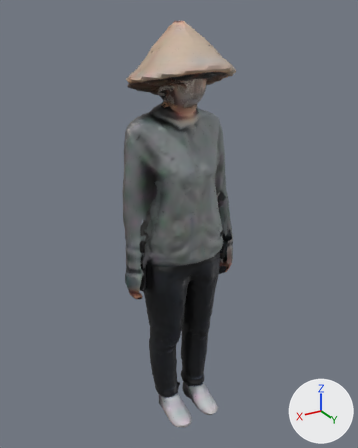
Before and after pictures for a commit that changed the glTF model public/models/ma/nhanvat/tp-008.glb.
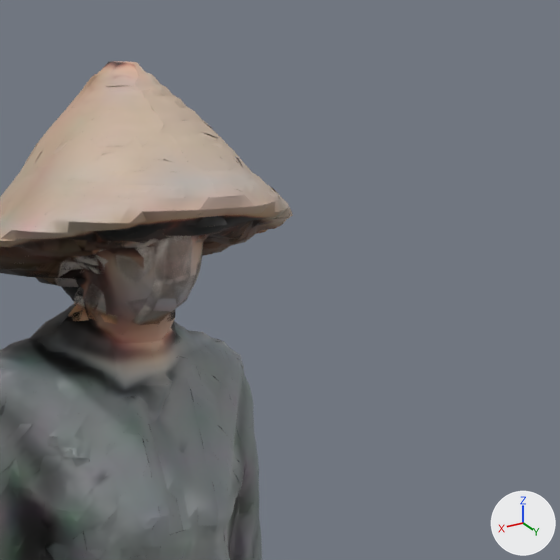
Old and new are each drawn whole from a camera (50 mm lens) standing at (0.917, 1.51, 1.661) and looking at (-0.013, -0.04, 0.886) and again close up on the part from 39% to 91% of the width and 0% to 42% of the height. Lighting does not change. The marker at lower right points along +X, +Y and +Z. The older version's two pictures come first. Vertices at exactly the same position are counted once.

In view in the first close-up: 'Body'.
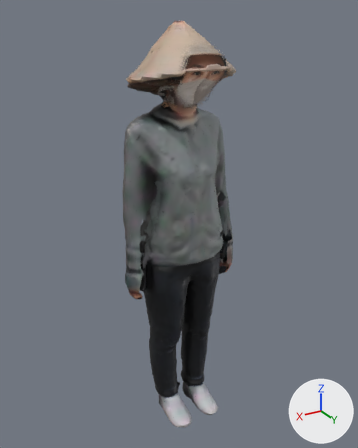
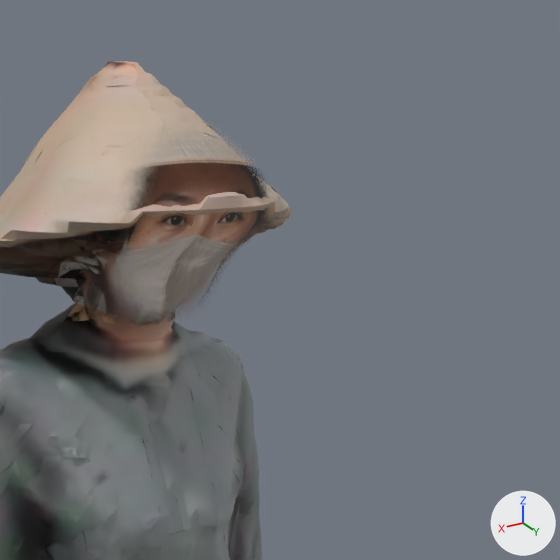
Boxes (x1, y1, x2, y2) around the edits, measured in the close-ups (560 x 560 px):
part 1 of me_body, added: after (102, 114, 271, 328)

What changed in the scene script:
```text
Add img_mat_2d:
    img_mat_2d = load_image('mat-2d', '_unpacked/mat-2d', 512, 512, 'sRGB')
Add mat_face2d:
    mat_face2d = bpy.data.materials.new('Face2D')
    # uses the picture img_mat_2d
Change me_body:
    used by ob_body; location = (0.0, 0.0, 0.0)
    remove me_body.from_pydata(...)  # 12015 vertices, 15788 faces; spans x -0.25..0.25, y -0.2..0.17, z 0.0..1.63
    add me_body.from_pydata(...)  # 12966 vertices, 17566 faces; spans x -0.25..0.25, y -0.2..0.17, z 0.0..1.63
    me_body part 1: a new loose piece of 952 vertices spanning x -0.1..0.1, y 0.07..0.17, z 1.36..1.6, in mat_face2d
    other edits to the shape of me_body do not show in these pictures
    add me_body.materials.append(mat_face2d)
```
